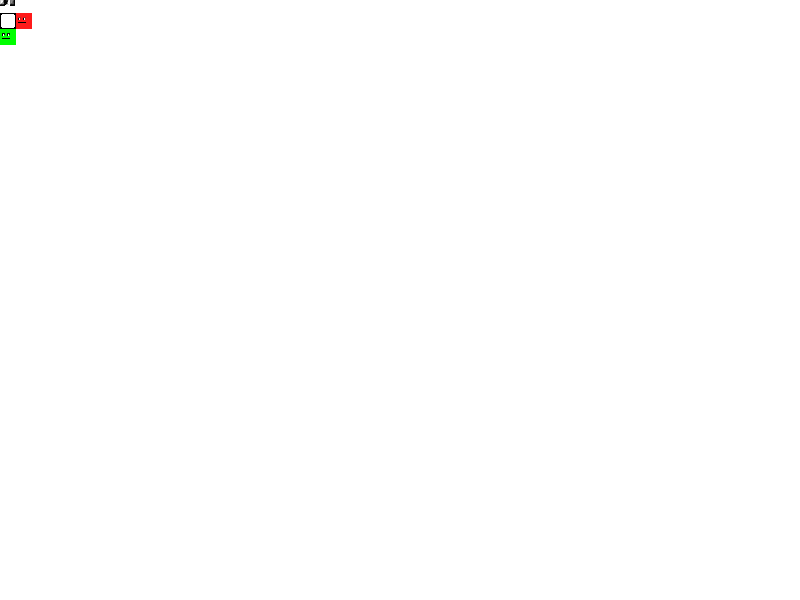
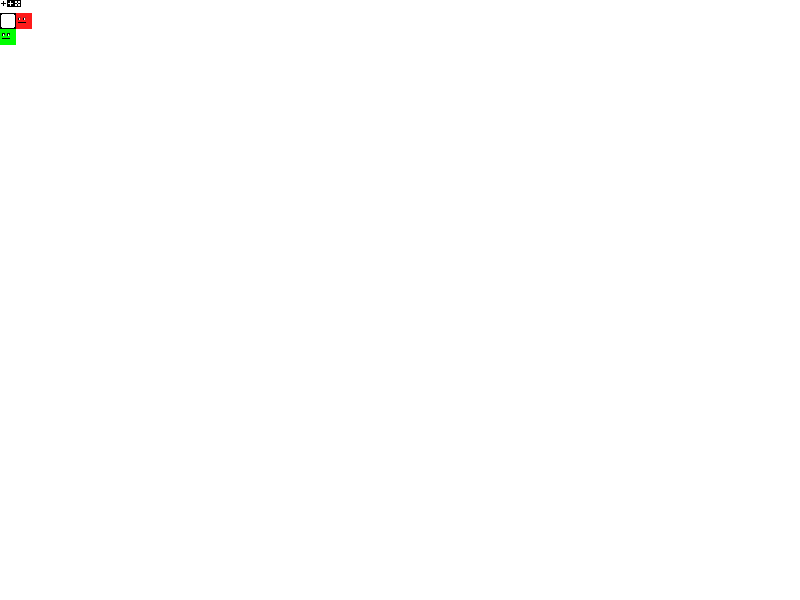
Two versions of the same layered image (800px x 600px). Layer-by-layer changes:
painted on "SpriteSheet.png" over [0, 0, 21, 7]
